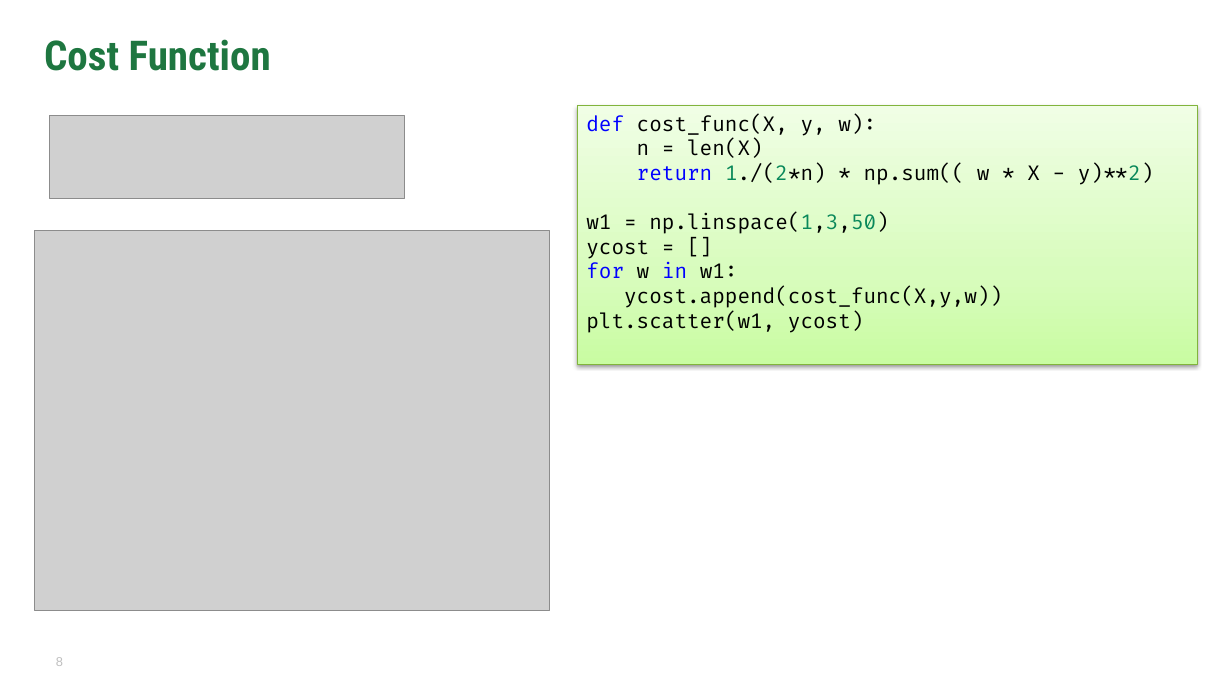
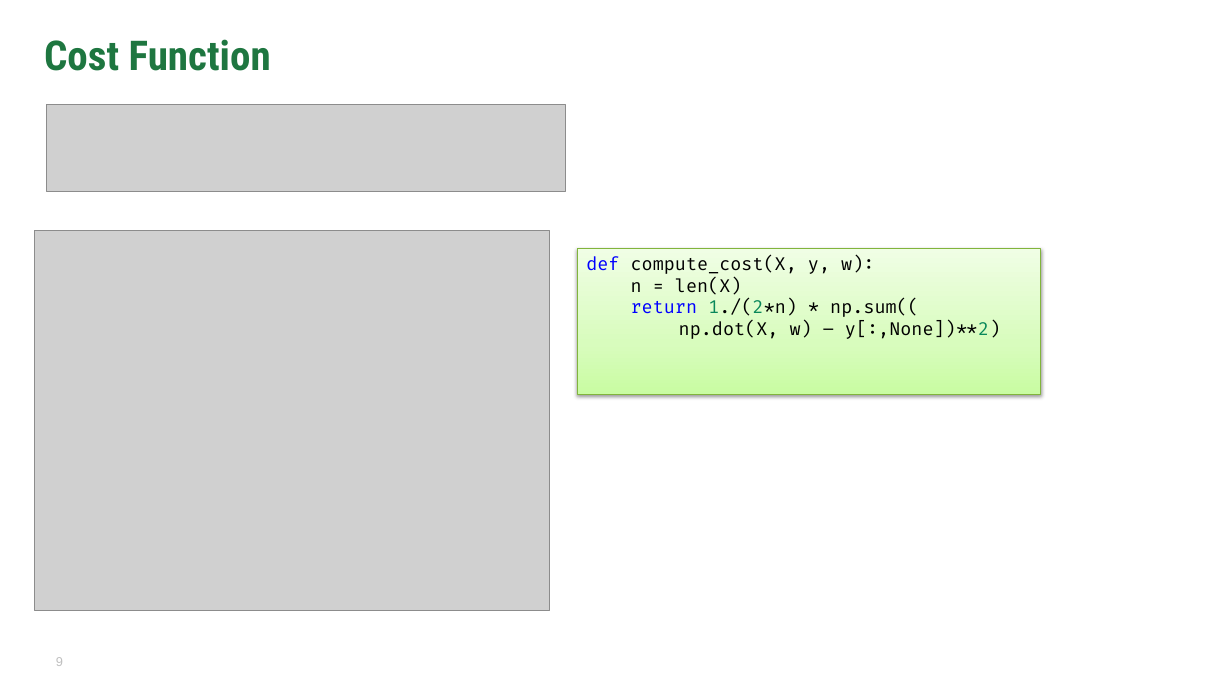
Before and after one commit to fwang2/ML, a slide deck: slide 9 of Slides/Lec-31-Linear-Regression.pptx (slide 8 before the commit). Drawn at 1232x693 pixels with LibreOffice and Linux fonts; fonts in the diff are those of the drawing; grey boxes stand for pictures; background and template pictures are left out. Boxes give left, top, right and bottom in pixels: in the first picture for what was removed or moved away, otherwise in the second. Text is boxed around its words. In the diff, an @@ line names an element or a change of style, - is before the commit and + after.

```diff
--- a/Slides/Lec-31-Linear-Regression.pptx
+++ b/Slides/Lec-31-Linear-Regression.pptx
@@ picture resized from (x1=49, y1=116, x2=405, y2=199) to (x1=46, y1=105, x2=566, y2=191) @@
@@ rectangle "def compute_cost(X, y, w):" resized from (x1=578, y1=106, x2=1198, y2=365) to (x1=578, y1=249, x2=1042, y2=395) @@
@@ text in rectangle at (x1=586, y1=256, x2=874, y2=274): text changed; size 16 to 14 pt @@
-def cost_func(X, y, w):
+def compute_cost(X, y, w):
@@ text in rectangle at (x1=631, y1=299, x2=1000, y2=339): text changed; size 16 to 14 pt @@
-return 1./(2*n) * np.sum(( w * X - y)**2)
-w1 = np.linspace(1,3,50)
-ycost = []
-for w in w1:
-ycost.append(cost_func(X,y,w))
-plt.scatter(w1, ycost)
+return 1./(2*n) * np.sum((
+np.dot(X, w) – y[:,None])**2)
@@ text in rectangle at (x1=631, y1=278, x2=741, y2=295): size 16 to 14 pt in "n = len(X)" @@
```
Also in this commit, not shown: 3 other slides changed, 1 slide added, 5 other files.
